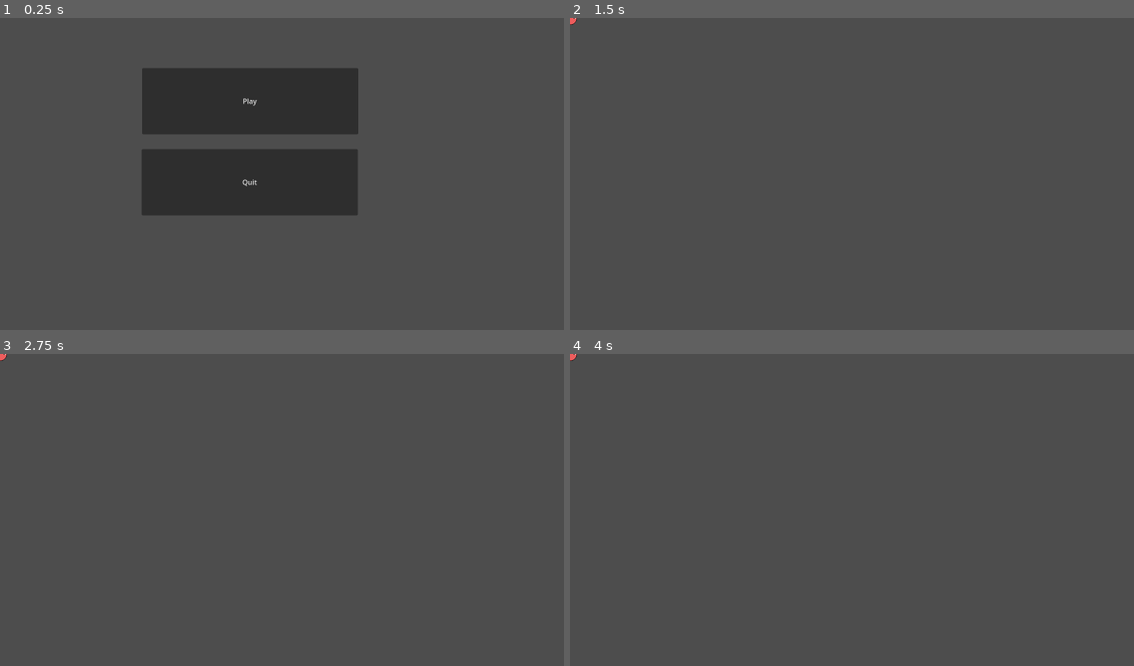
Above: before the commit, frames 1-4 (two rows, left to right).
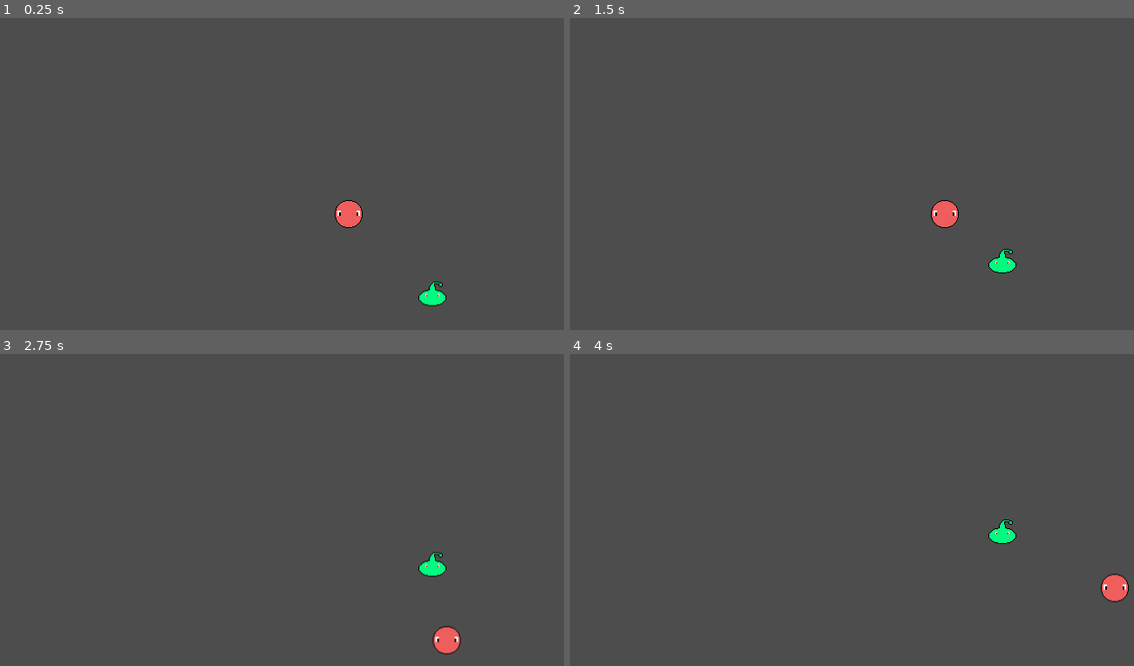
Above: after the commit, the same moments.

Repository: NicoKoun/Hackathon-game
Game: Godot game, scene res://Scenes/main.tscn
The game is run twice, just before and just after one commit, with the same random seed, the same clock (stepped at 60 frames per second) and the same inputs. Before the commit the project starts from res://Scenes/main_menu.tscn.
Inputs (mouse positions are in pixels of both pictures, inside the frame that each line leads up to):
- Up to frame 1 (0.25 s): no input
- Up to frame 2 (1.5 s): click (818, 102) at 0.5 s, where only the run before the commit has a clickable "Play"; hold D (Right) from 1.28 s (still down)
- Up to frame 3 (2.75 s): release D (Right) at 2.03 s; hold Down (Down) from 2.03 s (still down)
- Up to frame 4 (4 s): release Down (Down) at 2.78 s; hold D (Right) 2.78-3.53 s; hold W (Up) from 3.53 s (still down)

The runs differ from the first frame. In frame 1, 16% of the frame differs, in the area x 25-80%, y 16-93%; in frame 2, 0.6%; in frame 3, 0.6%; in frame 4, 0.6%.

Commit message:
added default enemy

Diff:
--- /dev/null
+++ b/Scenes/ememy.tscn
@@ -0,0 +1,8 @@
+[gd_scene load_steps=2 format=3 uid="uid://c6emq81t0tque"]
+
+[ext_resource type="PackedScene" uid="uid://0xhhbwns2t0m" path="res://Scenes/slime.tscn" id="1_qqdpm"]
+
+[node name="ememy" type="Node2D"]
+
+[node name="slime" parent="." instance=ExtResource("1_qqdpm")]
+position = Vector2(96, 96)
--- a/Scenes/main.tscn
+++ b/Scenes/main.tscn
@@ -1,7 +1,19 @@
-[gd_scene load_steps=2 format=3 uid="uid://ccwut7ltta4yr"]
+[gd_scene load_steps=4 format=3 uid="uid://ccwut7ltta4yr"]
 
+[ext_resource type="Script" uid="uid://6r3q6t8f1vdy" path="res://Scripts/main.gd" id="1_bo1nx"]
 [ext_resource type="PackedScene" uid="uid://dppjqaanqa3al" path="res://Scenes/player.tscn" id="1_jjgbg"]
+[ext_resource type="PackedScene" uid="uid://c6emq81t0tque" path="res://Scenes/ememy.tscn" id="3_8gbba"]
 
 [node name="Main" type="Node2D"]
+script = ExtResource("1_bo1nx")
 
-[node name="Player" parent="." instance=ExtResource("1_jjgbg")]
+[node name="player" type="Node2D" parent="."]
+
+[node name="Camera2D" type="Camera2D" parent="player"]
+zoom = Vector2(2, 2)
+position_smoothing_enabled = true
+position_smoothing_speed = 7.0
+
+[node name="player" parent="player" instance=ExtResource("1_jjgbg")]
+
+[node name="ememy" parent="." instance=ExtResource("3_8gbba")]
--- a/Scenes/player.tscn
+++ b/Scenes/player.tscn
@@ -1,9 +1,14 @@
-[gd_scene load_steps=6 format=3 uid="uid://dppjqaanqa3al"]
+[gd_scene load_steps=8 format=3 uid="uid://dppjqaanqa3al"]
 
 [ext_resource type="Script" uid="uid://c4k1exrf4la3m" path="res://Scripts/player.gd" id="1_cvnsp"]
 [ext_resource type="Texture2D" uid="uid://cpjbc02daefk7" path="res://Sprites/guyster(OLD).png" id="2_6t5aa"]
+[ext_resource type="Shader" uid="uid://bmxjrje64gk8y" path="res://Sprites/player.gdshader" id="2_vgqql"]
 
 [sub_resource type="RectangleShape2D" id="RectangleShape2D_onrkg"]
+
+[sub_resource type="ShaderMaterial" id="ShaderMaterial_fkybt"]
+shader = ExtResource("2_vgqql")
+shader_parameter/active = false
 
 [sub_resource type="AtlasTexture" id="AtlasTexture_i3pqv"]
 atlas = ExtResource("2_6t5aa")
@@ -16,15 +21,71 @@
 "texture": SubResource("AtlasTexture_i3pqv")
 }],
 "loop": true,
-"name": &"default",
+"name": &"down",
+"speed": 5.0
+}, {
+"frames": [],
+"loop": true,
+"name": &"left",
+"speed": 5.0
+}, {
+"frames": [],
+"loop": true,
+"name": &"right",
+"speed": 5.0
+}, {
+"frames": [],
+"loop": true,
+"name": &"up",
+"speed": 5.0
+}, {
+"frames": [],
+"loop": true,
+"name": &"walkdown",
+"speed": 5.0
+}, {
+"frames": [],
+"loop": true,
+"name": &"walkleft",
+"speed": 5.0
+}, {
+"frames": [],
+"loop": true,
+"name": &"walkright",
+"speed": 5.0
+}, {
+"frames": [],
+"loop": true,
+"name": &"walkup",
 "speed": 5.0
 }]
 
-[node name="Player" type="CharacterBody2D"]
+[node name="player" type="CharacterBody2D"]
+collision_layer = 3
+collision_mask = 3
 script = ExtResource("1_cvnsp")
 
 [node name="CollisionShape2D" type="CollisionShape2D" parent="."]
 shape = SubResource("RectangleShape2D_onrkg")
 
 [node name="AnimatedSprite2D" type="AnimatedSprite2D" parent="."]
+material = SubResource("ShaderMaterial_fkybt")
 sprite_frames = SubResource("SpriteFrames_i3pqv")
+animation = &"walkright"
+
+[node name="VisibleOnScreenNotifier2D" type="VisibleOnScreenNotifier2D" parent="."]
+rect = Rect2(-15, -16, 31, 32)
+
+[node name="hurttimer" type="Timer" parent="."]
+wait_time = 0.1
+
+[node name="invincetimer" type="Timer" parent="."]
+wait_time = 1.2
+
+[node name="blinktimer" type="Timer" parent="."]
+wait_time = 0.1
+
+[connection signal="screen_exited" from="VisibleOnScreenNotifier2D" to="." method="_on_visible_on_screen_notifier_2d_screen_exited"]
+[connection signal="timeout" from="hurttimer" to="." method="_on_hurttimer_timeout"]
+[connection signal="timeout" from="invincetimer" to="." method="_on_invincetimer_timeout"]
+[connection signal="timeout" from="blinktimer" to="." method="_on_blinktimer_timeout"]
--- /dev/null
+++ b/Scenes/slime.tscn
@@ -0,0 +1,87 @@
+[gd_scene load_steps=11 format=3 uid="uid://0xhhbwns2t0m"]
+
+[ext_resource type="Script" uid="uid://i4hg4kyovv4v" path="res://Scripts/slime.gd" id="1_aiwxb"]
+[ext_resource type="Texture2D" uid="uid://d1sq33cjgfpi2" path="res://Sprites/death.png" id="1_swwnm"]
+[ext_resource type="Texture2D" uid="uid://df7l6ri0b2rrc" path="res://Sprites/copyright free slime.png" id="2_aiwxb"]
+
+[sub_resource type="AtlasTexture" id="AtlasTexture_paq7w"]
+atlas = ExtResource("1_swwnm")
+region = Rect2(0, 0, 32, 32)
+
+[sub_resource type="AtlasTexture" id="AtlasTexture_f4si1"]
+atlas = ExtResource("1_swwnm")
+region = Rect2(32, 0, 32, 32)
+
+[sub_resource type="AtlasTexture" id="AtlasTexture_5gljc"]
+atlas = ExtResource("1_swwnm")
+region = Rect2(0, 32, 32, 32)
+
+[sub_resource type="AtlasTexture" id="AtlasTexture_vblni"]
+atlas = ExtResource("2_aiwxb")
+region = Rect2(0, 0, 32, 32)
+
+[sub_resource type="SpriteFrames" id="SpriteFrames_qknjf"]
+animations = [{
+"frames": [{
+"duration": 1.0,
+"texture": SubResource("AtlasTexture_paq7w")
+}, {
+"duration": 1.0,
+"texture": SubResource("AtlasTexture_f4si1")
+}, {
+"duration": 1.0,
+"texture": SubResource("AtlasTexture_5gljc")
+}],
+"loop": false,
+"name": &"death",
+"speed": 12.0
+}, {
+"frames": [{
+"duration": 1.0,
+"texture": SubResource("AtlasTexture_vblni")
+}],
+"loop": true,
+"name": &"default",
+"speed": 5.0
+}]
+
+[sub_resource type="RectangleShape2D" id="RectangleShape2D_0x54u"]
+size = Vector2(32, 28)
+
+[sub_resource type="RectangleShape2D" id="RectangleShape2D_tcu1b"]
+size = Vector2(36, 32)
+
+[node name="slime" type="CharacterBody2D" groups=["enemy"]]
+collision_layer = 9
+collision_mask = 9
+script = ExtResource("1_aiwxb")
+
+[node name="AnimatedSprite2D" type="AnimatedSprite2D" parent="."]
+sprite_frames = SubResource("SpriteFrames_qknjf")
+animation = &"death"
+
+[node name="CollisionShape2D" type="CollisionShape2D" parent="."]
+position = Vector2(0, 2)
+shape = SubResource("RectangleShape2D_0x54u")
+
+[node name="player collision" type="Area2D" parent="."]
+
+[node name="CollisionShape2D" type="CollisionShape2D" parent="player collision"]
+position = Vector2(0, 2)
+shape = SubResource("RectangleShape2D_tcu1b")
+
+[node name="Timer" type="Timer" parent="."]
+wait_time = 2.5
+autostart = true
+
+[node name="VisibleOnScreenNotifier2D" type="VisibleOnScreenNotifier2D" parent="."]
+
+[node name="AudioStreamPlayer2" type="AudioStreamPlayer" parent="."]
+volume_db = -5.0
+
+[node name="AudioStreamPlayer" type="AudioStreamPlayer" parent="."]
+
+[connection signal="body_entered" from="player collision" to="." method="_on_player_collision_body_entered"]
+[connection signal="timeout" from="Timer" to="." method="_on_timer_timeout"]
+[connection signal="screen_entered" from="VisibleOnScreenNotifier2D" to="." method="_on_visible_on_screen_notifier_2d_screen_entered"]
+[connection signal="screen_exited" from="VisibleOnScreenNotifier2D" to="." method="_on_visible_on_screen_notifier_2d_screen_exited"]
--- a/Scripts/Game.gd
+++ b/Scripts/Game.gd
@@ -1,11 +1,6 @@
 extends Node
 
+var playerHP = 30
 
-# Called when the node enters the scene tree for the first time.
-func _ready() -> void:
-	pass # Replace with function body.
-
-
-# Called every frame. 'delta' is the elapsed time since the previous frame.
-func _process(delta: float) -> void:
-	pass
+var dead = false
+var camchange = false
--- /dev/null
+++ b/Scripts/main.gd
@@ -0,0 +1,19 @@
+extends Node2D
+
+const ENEMY = preload("res://Scenes/ememy.tscn")
+var ememy
+
+# Called when the node enters the scene tree for the first time.
+func _ready() -> void:
+	pass # Replace with function body.
+
+
+# Called every frame. 'delta' is the elapsed time since the previous frame.
+func _process(delta):
+	if Game.camchange == true: #Game.awaiting == true and jj
+		Game.camchange = false
+		get_node("ememy").queue_free()
+		await get_tree().create_timer(0.1).timeout
+		ememy = ENEMY.instantiate()
+		ememy.global_position = self.global_position
+		add_child(ememy, true,INTERNAL_MODE_BACK)
--- a/Scripts/player.gd
+++ b/Scripts/player.gd
@@ -6,8 +6,8 @@
 var ishurt = false
 var Attack = false
 func _physics_process(delta: float) -> void:
-	var directionx = Input.get_axis("left", "right")
-	var directiony = Input.get_axis("up", "down")
+	var directionx = Input.get_axis("Left", "Right")
+	var directiony = Input.get_axis("Up", "Down")
 	if directionx: #and Game.canmove == true and Game.dead == false:
 		velocity.x = directionx * SPEED
 
@@ -75,3 +75,104 @@
 		#if Game.dead == false:
 			#death()
 	move_and_slide()
+
+
+func _on_visible_on_screen_notifier_2d_screen_exited() -> void:
+	var camera = $"../Camera2D"
+	if self.global_position.x > camera.global_position.x + 384:
+		camera.global_position.x += 800
+	elif self.global_position.x < camera.global_position.x - 384:
+		camera.global_position.x -= 800
+	if self.global_position.y > camera.global_position.y + 228:
+		camera.global_position.y += 448
+	elif self.global_position.y < camera.global_position.y - 228:
+		camera.global_position.y -= 448
+
+	Game.camchange = true
+
+func gethurt():
+	if Game.dead == true:
+		return
+	$hurttimer.start()
+	$invincetimer.start()
+	set_collision_layer_value(1, false)
+	set_collision_mask_value(1, false)
+	set_collision_layer_value(3, false)
+	set_collision_mask_value(3, false)
+	ishurt = true
+	invince = true
+	#Game.canmove = false
+	$AnimatedSprite2D.material.set_shader_parameter("active", true)
+	await get_tree().create_timer(0.2).timeout
+	$AnimatedSprite2D.material.set_shader_parameter("active", false)
+
+func _on_hurttimer_timeout():
+	$hurttimer.stop()
+	ishurt = false
+	if Game.dead == false:
+		#Game.canmove = true
+		velocity.x = 0
+		velocity.y = 0
+		$invincetimer.start()
+		$blinktimer.start()
+
+func _on_invincetimer_timeout():
+	$invincetimer.stop()
+	$blinktimer.stop()
+	self.visible = true
+	invince = false
+	get_node("AnimatedSprite2D").visible = true
+	set_collision_layer_value(1, true)
+	set_collision_mask_value(1, true)
+
+
+
+
+func _on_blinktimer_timeout():
+	get_node("AnimatedSprite2D").visible = !get_node("AnimatedSprite2D").visible
+
+func death():
+	#Temporary death script, does an animation before starting a timer to respawn the player.
+	get_node("AnimatedSprite2D").visible = true
+	#Game.muted = true
+	$invincetimer.stop()
+	#Game.sword = false
+	var camera = $"../Camera2D"
+	#Game.dead = true
+	set_collision_layer_value(1, false)
+	set_collision_mask_value(1, false)
+	set_collision_layer_value(2, false)
+	set_collision_mask_value(2, false)
+	camera.get_child(0).visible = true
+	for n in range(1, 7):
+		get_node("AnimatedSprite2D").visible = !get_node("AnimatedSprite2D").visible
+		await get_tree().create_timer(0.1).timeout
+	get_node("AnimatedSprite2D").play("death")
+	$AudioStreamPlayer.play()
+	await get_node("AnimatedSprite2D").animation_finished
+	get_node("AnimatedSprite2D").visible = false
+	#$deathTimer.start()
+
+
+
+#func _on_death_timer_timeout():
+	#
+	#var camera = $"../Camera2D"
+	#self.position = Vector2(2960, 5272)
+	#camera.position_smoothing_enabled = false
+	#camera.position = Vector2(2960, 5184)
+	#Game.playerHP = 30
+	#Game.bossHP = 30
+	#Game.dead = false
+	#invince = false
+	#set_collision_layer_value(1, true)
+	#set_collision_mask_value(1, true)
+	#set_collision_layer_value(2, true)
+	#set_collision_mask_value(2, true)
+	#get_node("AnimatedSprite2D").visible = true
+	#Game.canmove = true
+	#Game.sword = true
+	#camera.get_child(0).visible = false
+	#await get_tree().create_timer(0.1).timeout
+	#Game.muted = false
+	#camera.position_smoothing_enabled = true
--- /dev/null
+++ b/Scripts/slime.gd
@@ -0,0 +1,106 @@
+extends CharacterBody2D
+
+#const Star = preload("res://Star.tscn")
+const SPEED = 30.0
+var HP = 3
+# Get the gravity from the project settings to be synced with RigidBody nodes.
+var gravity = ProjectSettings.get_setting("physics/2d/default_gravity")
+var dir = 0
+#const EvilSlime = preload("res://evil_slime.tscn")
+func _ready():
+	$AnimatedSprite2D.play("default")
+	changedir()
+
+func _physics_process(delta):
+
+	#movement script, dir is direction.
+	if dir == 0:
+		velocity.x = 0
+		velocity.y = 0
+	elif dir == 1:
+		velocity.x = SPEED
+		velocity.y = 0
+	elif dir == 2:
+		velocity.x = SPEED * -1
+		velocity.y = 0
+	elif dir == 3:
+		velocity.x = 0
+		velocity.y = SPEED
+	elif dir == 4:
+		velocity.x = 0
+		velocity.y = SPEED * -1
+
+	if(get_real_velocity() == Vector2(0,0)) and dir != 0:
+		changedir()
+
+	move_and_slide()
+func _on_player_collision_body_entered(body):
+	print(body.name)
+	if body.name == "player":
+		if body.invince == false:
+			body.gethurt()
+			Game.playerHP -= 3
+
+func hurt():
+	HP -= 1
+	var tween: Tween = create_tween()
+	if HP <= 0:
+		death()
+	else:
+		tween.tween_property($AnimatedSprite2D, "modulate:v", 1, 0.25).from(15)
+		$Timer.stop()
+		var prevdir = dir
+		dir = 0
+		await get_tree().create_timer(0.5).timeout
+		dir = prevdir
+		$Timer.start()
+
+func death():
+	#var number = randi_range(1, 30)
+	dir = 0
+	$Timer.stop()
+	#gimmick of turing into another enemy upon death
+	#if self.is_in_group("evil"):
+		#$CollisionShape2D.queue_free()
+		##get_node("player collision").queue_free()
+		#$VisibleOnScreenNotifier2D.queue_free()
+		#dir = 0
+		#$AnimatedSprite2D.play("evildeath")
+		#$AudioStreamPlayer2.play()
+		#await $AnimatedSprite2D.animation_finished
+		#var newEvil = EvilSlime.instantiate()
+		#newEvil.global_position = self.global_position
+		#var groups = get_groups()
+		#for group in groups:
+			#newEvil.add_to_group(group)
+		#get_parent().add_child(newEvil)
+	#else:
+	$AnimatedSprite2D.play("death")
+	$AudioStreamPlayer.play()
+	await $AnimatedSprite2D.animation_finished
+	#script to drop a health pickup
+	#if number <= 6:
+		#var newStar = Star.instantiate()
+		#get_parent().add_child(newStar)
+		#newStar.global_position = self.global_position
+		#if number < 6:
+			#newStar.init(1)
+		#else:
+			#newStar.init(5)
+	self.queue_free()
+
+
+func _on_timer_timeout():
+	changedir()
+
+func changedir():
+	dir = randi_range(1, 4)
+
+
+
+func _on_visible_on_screen_notifier_2d_screen_entered():
+	process_mode = Node.PROCESS_MODE_INHERIT
+
+
+func _on_visible_on_screen_notifier_2d_screen_exited():
+	process_mode = Node.PROCESS_MODE_DISABLED
--- /dev/null
+++ b/Sprites/player.gdshader
@@ -0,0 +1,17 @@
+shader_type canvas_item;
+
+uniform bool active = false;
+
+void fragment() {
+	vec4 previous_color = texture(TEXTURE, UV);
+	vec4 white = vec4(1.0, 1.0, 1.0, previous_color.a);
+	vec4 white_color = mix(previous_color, white, 0.6);
+	if (active == true)
+	{
+		COLOR = white_color;
+
+	} else{
+		COLOR = previous_color;
+	}
+	//COLOR = new_color;
+}
--- /dev/null
+++ b/main.gd
@@ -0,0 +1,19 @@
+extends Node2D
+
+const ENEMY = preload("res://Scenes/ememy.tscn")
+var enemy
+
+# Called when the node enters the scene tree for the first time.
+func _ready() -> void:
+	pass # Replace with function body.
+
+
+# Called every frame. 'delta' is the elapsed time since the previous frame.
+func _process(delta: float) -> void:
+	if Game.camchange == true: #Game.awaiting == true and
+			Game.camchange = false
+			get_node("ememy").queue_free()
+			await get_tree().create_timer(0.1).timeout
+			enemy = ENEMY.instantiate()
+			enemy.global_position = self.global_position
+			add_child(enemy, true,INTERNAL_MODE_BACK)
--- a/project.godot
+++ b/project.godot
@@ -11,9 +11,13 @@
 [application]
 
 config/name="Hackathon game"
-run/main_scene="uid://c8u1txrwin0my"
+run/main_scene="uid://ccwut7ltta4yr"
 config/features=PackedStringArray("4.5", "GL Compatibility")
 config/icon="res://icon.svg"
+
+[autoload]
+
+Game="*res://Scripts/Game.gd"
 
 [display]
 
@@ -47,6 +51,12 @@
 , Object(InputEventKey,"resource_local_to_scene":false,"resource_name":"","device":-1,"window_id":0,"alt_pressed":false …(186 unchanged characters)…
 ]
 }
+Attack={
+"deadzone": 0.2,
+"events": [Object(InputEventKey,"resource_local_to_scene":false,"resource_name":"","device":-1,"window_id":0,"alt_pressed":false,"shift_pressed":false,"ctrl_pressed":false,"meta_pressed":false,"pressed":false,"keycode":0,"physical_keycode":90,"key_label":0,"unicode":122,"location":0,"echo":false,"script":null)
+, Object(InputEventKey,"resource_local_to_scene":false,"resource_name":"","device":-1,"window_id":0,"alt_pressed":false,"shift_pressed":false,"ctrl_pressed":false,"meta_pressed":false,"pressed":false,"keycode":0,"physical_keycode":4194309,"key_label":0,"unicode":0,"location":0,"echo":false,"script":null)
+]
+}
 
 [rendering]
 
Not shown, added: Scripts/main.gd.uid
Not shown, added: Scripts/slime.gd.uid
Binary file added: Sprites/copyright free slime.png
Not shown, added: Sprites/copyright free slime.png.import
Binary file added: Sprites/death.png
Not shown, added: Sprites/death.png.import
Not shown, added: Sprites/player.gdshader.uid
Not shown, added: main.gd.uid
Renamed: Scenes/main_menu.gd -> main_menu.gd
Renamed: Scenes/main_menu.gd.uid -> main_menu.gd.uid
